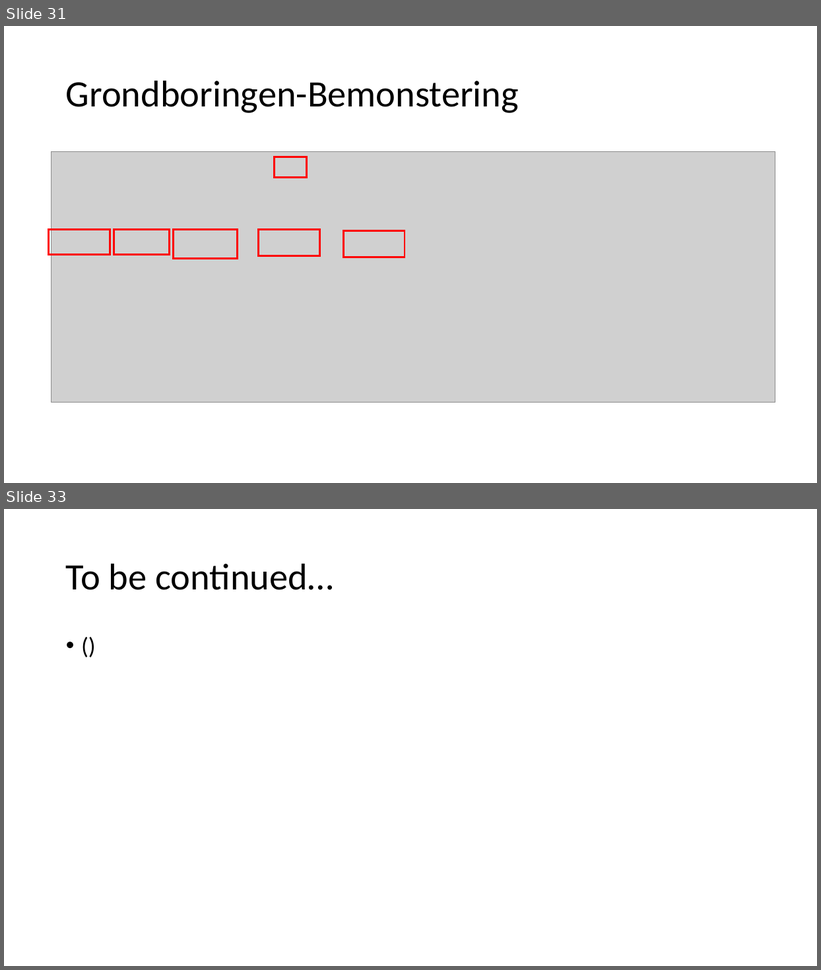
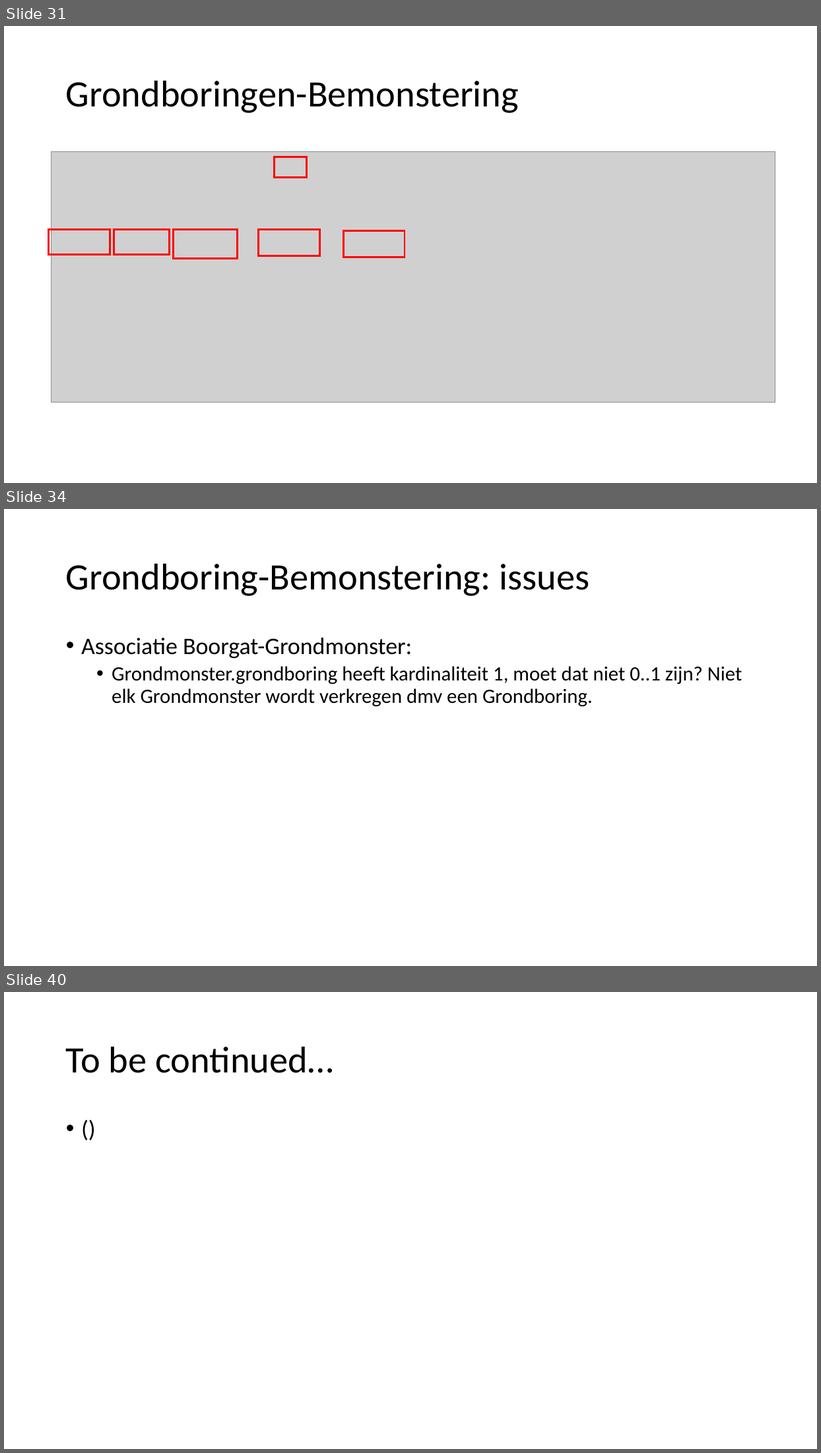
Before and after one commit to Informatievlaanderen/OSLOthema-bodemEnOndergrond, a slide deck: resources/consolidatie/WerkgroepConsolidatie20210531.pptx. Shown one above the other, each under a label of ours: slides 31 and 33 before the commit, slides 31, 34 and 40 after it; the slides between them are not shown. The pictures are 821x970 and 821x1453 pixels, drawn with LibreOffice and Linux fonts; fonts in the diff are those of the drawing; grey boxes stand for pictures. Boxes give left, top, right and bottom in pixels: in the first picture for what was removed or moved away, otherwise in the second. Text is boxed around its words. In the diff, an @@ line names an element or a change of style, - is before the commit and + after.

```diff
--- a/resources/consolidatie/WerkgroepConsolidatie20210531.pptx
+++ b/resources/consolidatie/WerkgroepConsolidatie20210531.pptx
@@ slide 34 added at [4, 509, 817, 966], background #FFFFFF @@
@@ title added at [66, 563, 589, 596], 44 pt, text #000000 @@
+Grondboring-Bemonstering: issues
@@ text added at [81, 638, 742, 707], 24 pt, text #000000 @@
+• Associatie Boorgat-Grondmonster:
+  • Grondmonster.grondboring heeft kardinaliteit 1, moet dat niet 0..1 zijn? Niet elk Grondmonster wordt verkregen dmv een Grondboring.
@@ what was slide 33 is now slide 40 @@
```
Also in this commit, not shown: 9 slides changed, 8 other slides added, 2 slides removed.
